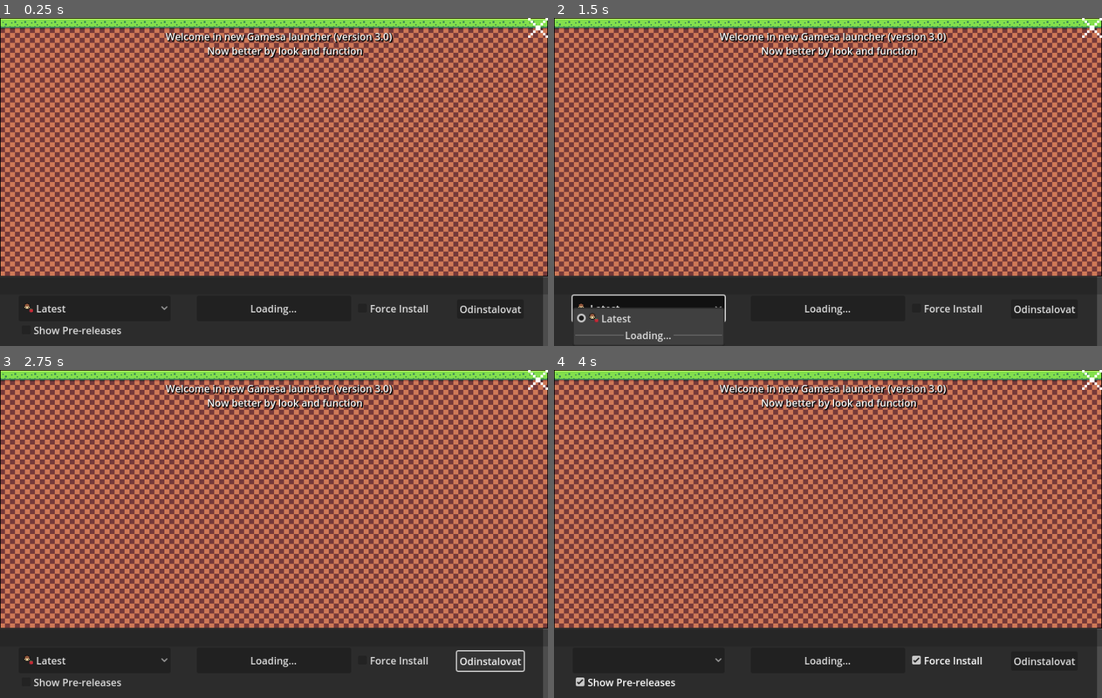
Above: before the commit, frames 1-4 (two rows, left to right).
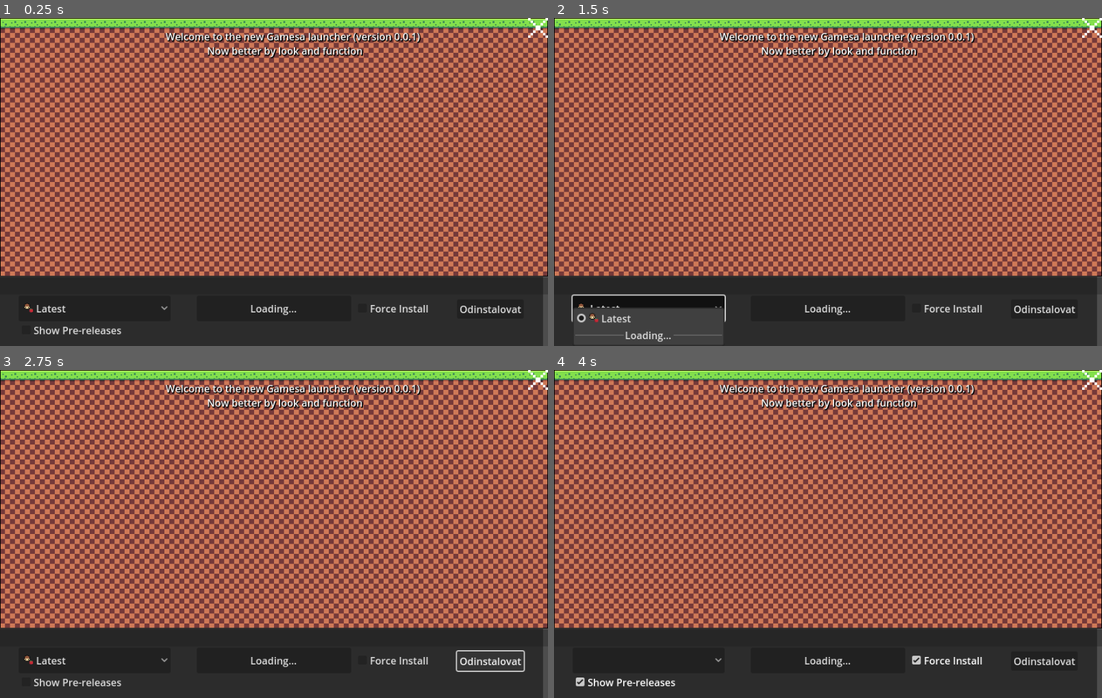
Above: after the commit, the same moments.

Repository: MimrpimStudios/gamesa-launcher
Game: Godot game, scene res://scenes/main.tscn
Two runs of this game, one before a commit and one after it. Both use one fixed random seed, a clock stepped at 60 frames per second and the inputs below.
Inputs:
- Up to frame 1 (0.25 s): no input
- Up to frame 2 (1.5 s): click "Loading..." at 0.5 s; click "Latest" at 1.25 s
- Up to frame 3 (2.75 s): click "Odinstalovat" at 2 s
- Up to frame 4 (4 s): click "Show Pre-releases" at 2.75 s; click "Force Install" at 3.5 s

The runs differ from the first frame. In frame 1, 0.7% of the frame differs, in the area x 38-77%, y 4-8%; in frame 2, 0.7%; in frame 3, 0.7%; in frame 4, 0.7%.

Commit message:
final make

Diff:
--- a/godot/project.godot
+++ b/godot/project.godot
@@ -15,6 +15,7 @@
 [application]
 
 config/name="Gamesa Launcher"
+config/version="0.0.1"
 run/main_scene="uid://b6adw8tmsp4e6"
 config/features=PackedStringArray("4.5", "Forward Plus")
 boot_splash/show_image=false
--- a/godot/scenes/main.gd
+++ b/godot/scenes/main.gd
@@ -7,6 +7,9 @@
 @onready var prereleases: CheckBox = $PreReleasesCheckBox
 @onready var force_install: CheckBox = $ForceInstallCheckBox
 
+var global_version = ProjectSettings.get_setting("application/config/version")
+var changelog_text = """																Welcome to the new Gamesa launcher (version """ + str(global_version) + """)
+																				Now better by look and function"""
 var data = null # Inicializujeme explicitně na null
 var data_downloaded
 var cesta_k_exe = "res://assets/bin/gamesa_launcher_cli.exe"
@@ -33,6 +36,7 @@
 
 func _ready():
 	# Nastavení maximální velikosti ikon na rozměr běžného textu (16x16px)
+	set_changelog()
 	var popup = version.get_popup()
 	popup.add_theme_constant_override("icon_max_width", 16)
 	version.add_theme_constant_override("icon_max_width", 16)
@@ -276,16 +280,29 @@
 			print("Kritická chyba: Nepodařilo se vytvořit instalační proces.")
 			play.disabled = false
 			_on_version_option_button_item_selected(version.selected)
-
 	elif play.text == "Spustit hru":
-		print("Spouštím hru...")
-		var vystup = []
-		var exit_code = OS.execute(globalni_cesta, ["start", verze_pro_prikaz], vystup, true, false)
-
-		if exit_code == 0:
-			print("Hra úspěšně nahozena.")
-		else:
-			print("Hru se nepodařilo spustit.")
+			print("Spouštím hru...")
+
+			# Tady máš svůj string přesně tak, jak jsi potřeboval
+			var extra_args_string = "-launcherGUI -versionGUI=" + str(global_version)
+
+			# Všechno posíláme jako parametry v poli pro OS.execute
+			var parametry = [
+				"start",
+				verze_pro_prikaz,
+				extra_args_string # Godot toto předá jako jeden ucelený textový argument
+			]
+
+			# Prázdné pole pro zachycení textového výstupu (přesunuto na správnou pozici)
+			var vystup = []
+
+			# Správné volání: cesta, pole parametrů, pole pro výstup
+			var exit_code = OS.execute(globalni_cesta, parametry, vystup, true, false)
+
+			if exit_code == 0:
+				print("Hra úspěšně nahozena.")
+			else:
+				print("Hru se nepodařilo spustit. Exit kód: ", exit_code)
 
 func _on_uninstall_button_pressed() -> void:
 	if vybrana_verze == "":
@@ -369,3 +386,6 @@
 
 func _on_close_texture_button_pressed() -> void:
 	get_tree().quit(0)
+
+func set_changelog():
+	changelog.set_text(changelog_text)
